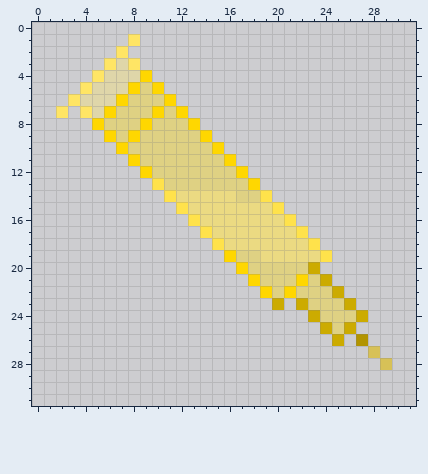
Two versions of one pixel-art sprite, prjVenomBite/sprites/syringe_spr/15dbfcca-25a4-45ee-8b96-69166af76924.png. The picture above is the old version.
The file is 64x64 pixels, drawn in blocks of 2x2; one block is one cell here.
The result:
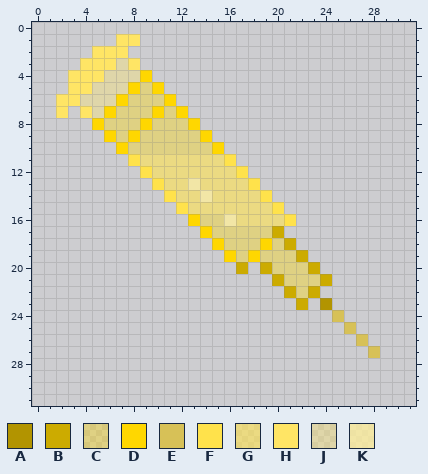
Palette (. is transparent): A #b29400  B #ccab00  C #ffd7005e  D #ffd700  E #d7c157  F #ffe24b  G #ffe34e99  H #ffe565  J #ffe6655e  K #ffee98be
Changes in this commit:
{"y":1,"x":7,"old":".","new":"H"}
{"y":2,"x":5,"old":"..","new":"HH"}
{"y":3,"x":4,"old":"..","new":"HH"}
{"y":4,"x":3,"old":"..","new":"HH"}
{"y":5,"x":3,"old":".","new":"H"}
{"y":6,"x":2,"old":".","new":"H"}
{"y":11,"x":8,"old":"DCCCCCCCD","new":"FGGGGGGGF"}
{"y":12,"x":9,"old":"DCCCCCCCD","new":"FGGGGGGGF"}
{"y":13,"x":11,"old":"CCCCCCCD","new":"GGKGGGGF"}
{"y":14,"x":14,"old":"G","new":"K"}
{"y":14,"x":17,"old":"CC","new":"GG"}
{"y":16,"x":13,"old":"FGGG","new":"DCCK"}
{"y":17,"x":14,"old":"FGGGGGGGF","new":"DCCCCCB.."}
{"y":18,"x":15,"old":"FGGGGGGGF","new":"DCCCDCB.."}
{"y":19,"x":18,"old":"CGGGGGF","new":"DCCCB.."}
{"y":20,"x":17,"old":"DCC","new":"B.B"}
{"y":21,"x":18,"old":"DCC","new":"..B"}
{"y":21,"x":22,"old":"D","new":"C"}
{"y":22,"x":19,"old":"DCD","new":"..B"}
{"y":22,"x":23,"old":"CCB","new":"B.."}
{"y":23,"x":20,"old":"B","new":"."}
{"y":23,"x":23,"old":"CCCB","new":".A.."}
{"y":24,"x":23,"old":"BCCCB","new":"..E.."}
{"y":25,"x":24,"old":"BCB","new":"..E"}
{"y":26,"x":25,"old":"B","new":"."}
{"y":26,"x":27,"old":"A","new":"E"}
{"y":28,"x":29,"old":"E","new":"."}
{"label":"added","picture_box":[56,34,128,106]}
{"label":"changed","picture_box":[128,154,392,370]}
